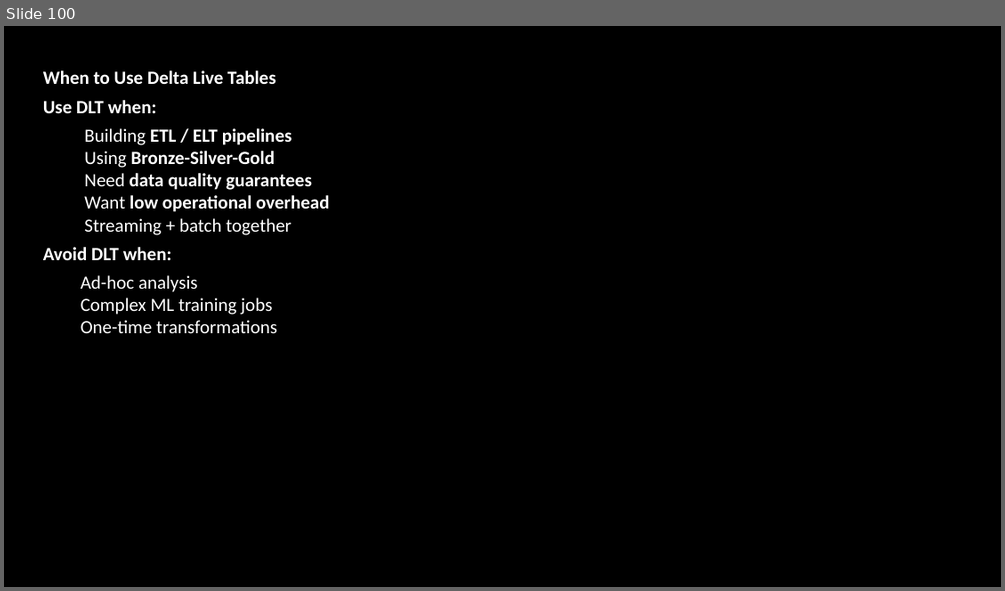
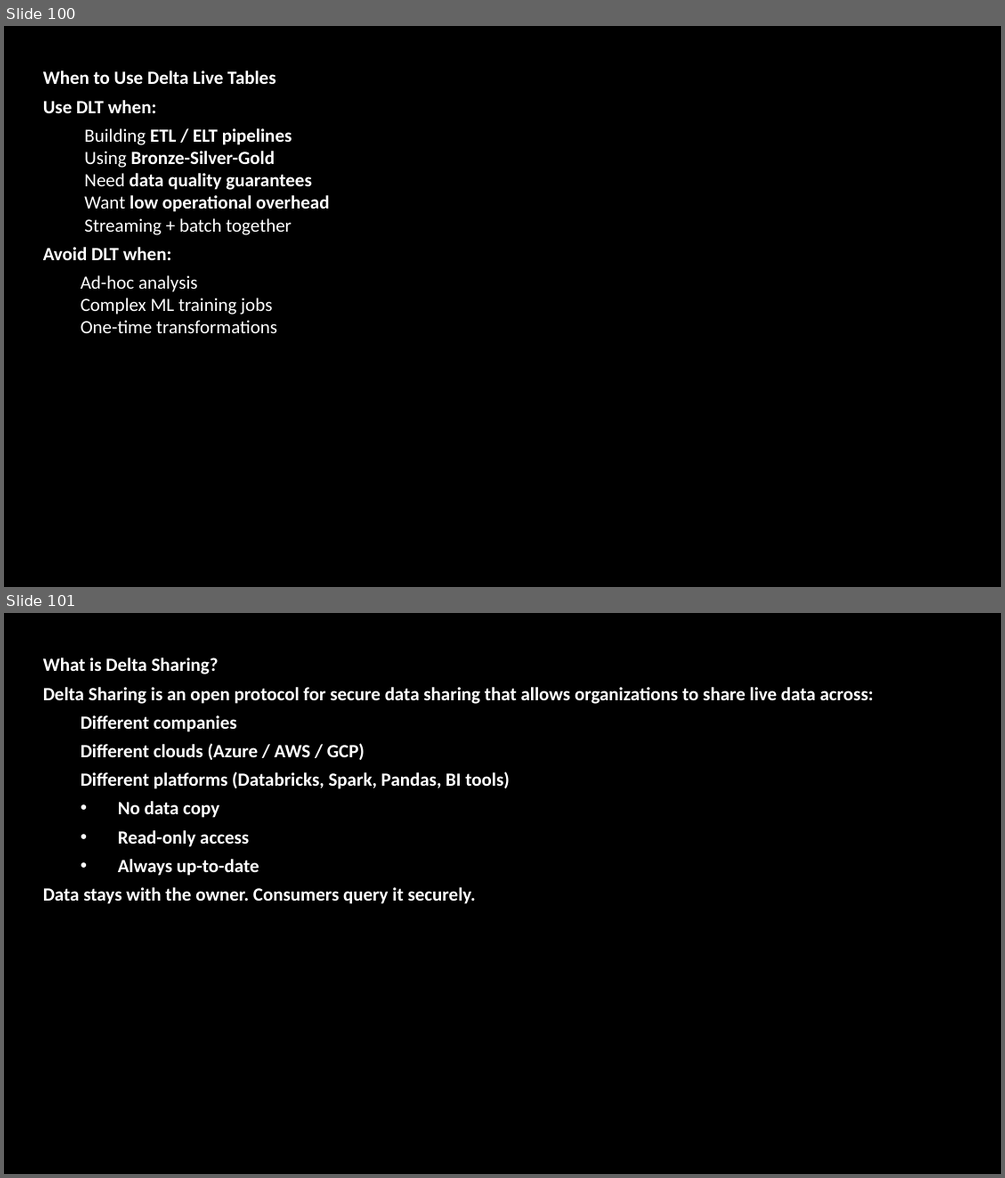
Before and after one commit to babjeereddy/revature_databrics, a slide deck: databrics/Databrics.pptx. Shown one above the other, each under a label of ours: slide 100 before the commit, slides 100 and 101 after it. The pictures are 1005x591 and 1005x1178 pixels, drawn with LibreOffice and Linux fonts; fonts in the diff are those of the drawing; background and template pictures are left out. Boxes give left, top, right and bottom in pixels: in the first picture for what was removed or moved away, otherwise in the second. Text is boxed around its words. In the diff, an @@ line names an element or a change of style, - is before the commit and + after.

```diff
--- a/databrics/Databrics.pptx
+++ b/databrics/Databrics.pptx
@@ slide 101 added at box(4, 613, 1001, 1174), background picture (left out) @@
@@ text added at box(43, 657, 874, 904), 18 pt, text #FFFFFF, bold @@
+What is Delta Sharing?
+Delta Sharing is an open protocol for secure data sharing that allows organizations to share live data across:
+  Different companies
+  Different clouds (Azure / AWS / GCP)
+  Different platforms (Databricks, Spark, Pandas, BI tools)
+  • No data copy
+  • Read-only access
+  • Always up-to-date
+Data stays with the owner. Consumers query it securely.
```
Also in this commit, not shown: 2 slides changed, 36 other slides added.
